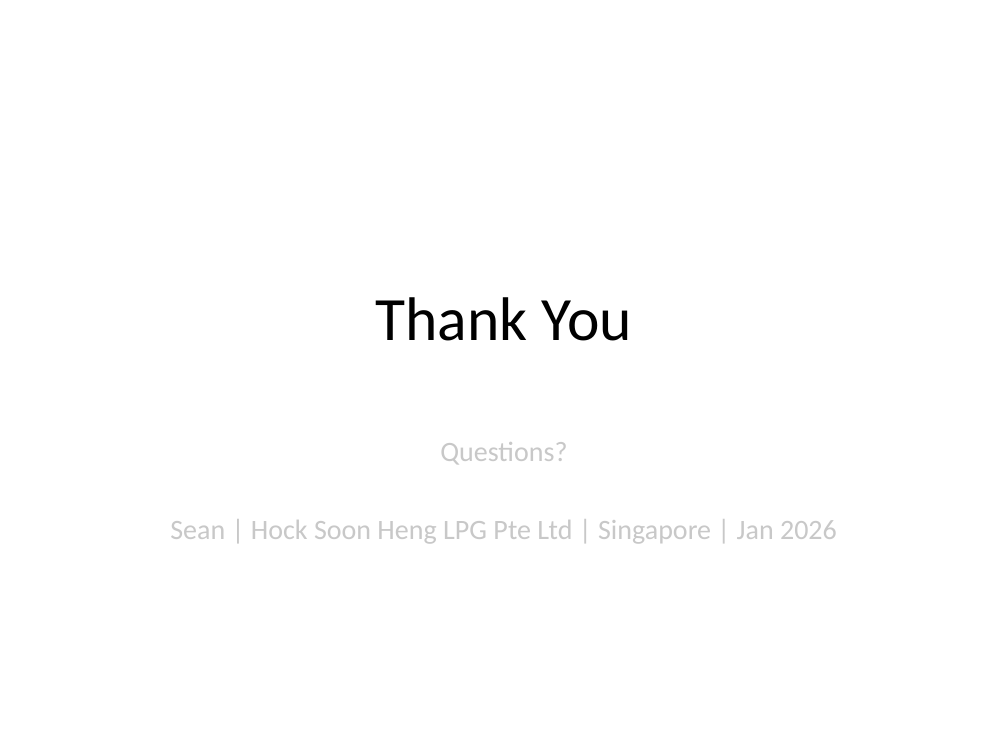
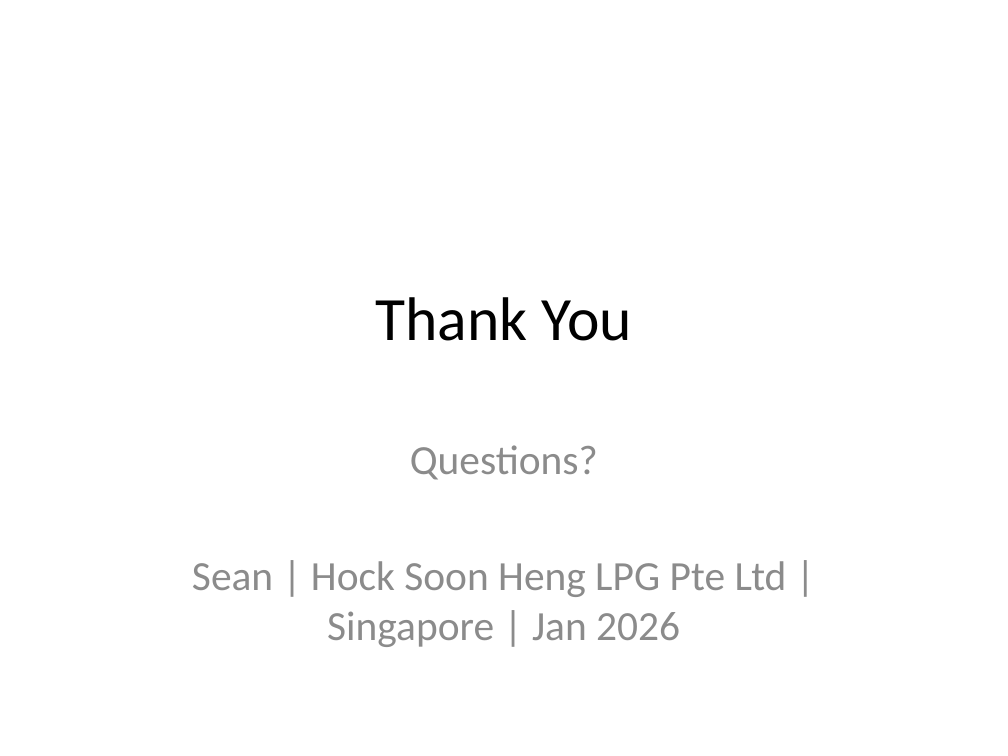
Before and after one commit to seanwhs/ScratchPad, a slide deck: slide 31 of Project-Refill/HSH_LPG_Backend_Walkthrough_Jan2026.pptx (slide 15 before the commit). Drawn at 1008x756 pixels with LibreOffice and Linux fonts; fonts in the diff are those of the drawing. Boxes give left, top, right and bottom in pixels: in the first picture for what was removed or moved away, otherwise in the second. Text is boxed around its words. In the diff, an @@ line names an element or a change of style, - is before the commit and + after.

```diff
--- a/Project-Refill/HSH_LPG_Backend_Walkthrough_Jan2026.pptx
+++ b/Project-Refill/HSH_LPG_Backend_Walkthrough_Jan2026.pptx
@@ subtitle "Questions?" at bbox=[192, 445, 787, 640]: size 20 to 29.6 pt, text colour #C8C8C8 to #8C8C8C; more space between paragraphs @@
```
Also in this commit, not shown: 10 other slides changed, 16 slides added.
